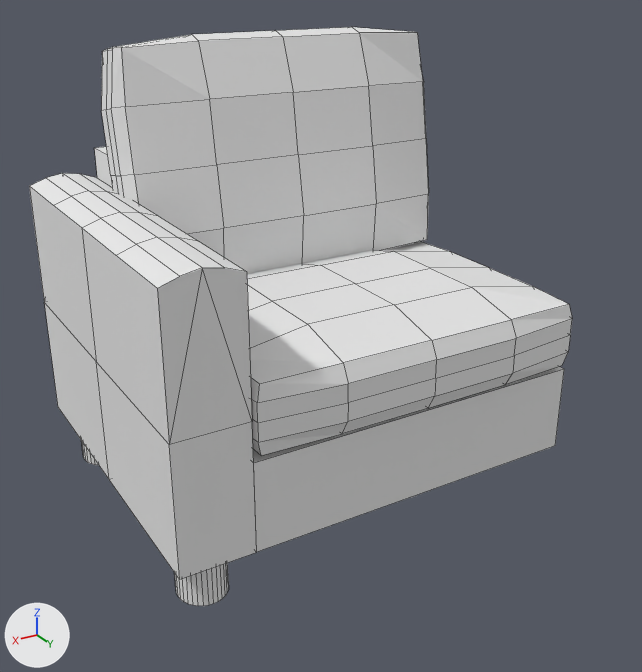
What one commit did to the Blender file models/simple_sofa_2.blend.
Camera for both pictures: a 50 mm lens placed at (2.04, 3.54, 1.62), pointed at (0.0, 0.14, -0.08). Lighting does not change. The marker at lower left points along +X, +Y and +Z. Mesh edges are drawn as thin lines.
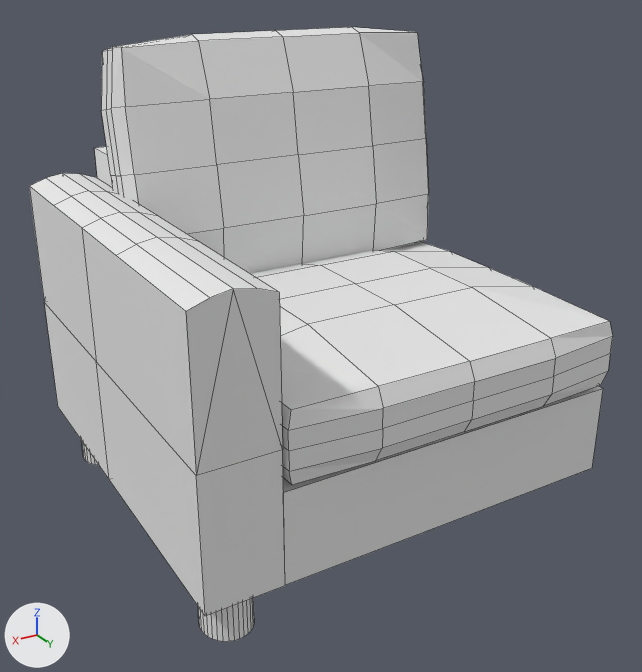
The newer file is also turned or shifted as a whole; pictures and numbers use the older file's frame.

Where the change shows, as pixel boxes (x1, y1, x2, y2) in the pictures (642 x 672 px; the box of a moved part takes in the faces that stretch with it):
'Cube.004', reshaped (8% wider, 6% taller): before (29, 27, 572, 606); after (29, 27, 613, 641)
part 1 of me_cube_004, moved or reshaped: before (175, 563, 229, 606); after (198, 598, 254, 641)
part 2 of me_cube_004, moved or reshaped: before (82, 229, 572, 580); after (82, 229, 613, 616)

The change in detail:
me_cube_004 has 377 vertices, 306 faces and spans x -1.01..13.34, y -1.51..1.58, z -1.33..1.79.
me_cube_004 is used by ob_cube_004; location (0.0, -0.856, 0.0); rotation (0.0, 0.0, 1.571), in degrees (0, 0, 90); scale (0.125, 0.682, 0.708).
me_cube_004 part 1: the loose piece of 64 vertices spanning x 10.25..12.22, y -1.42..-1.09, z -1.33..-0.98 is moved by (2.0, 0.0, 0.0).
me_cube_004 part 2: all 38 vertices in x 12.8..13.34, y -1.51..1.52, z -0.98..0.84 are moved by (2.0, 0.0, 0.0).
